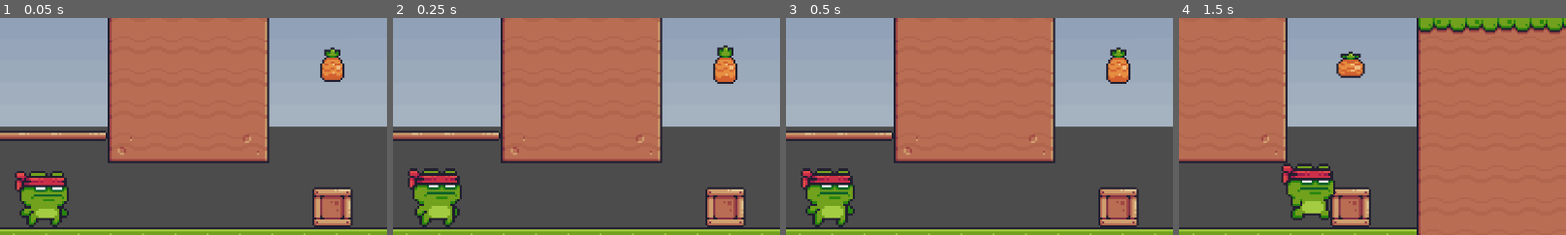
Above: before the commit, frames 1-4 (left to right).
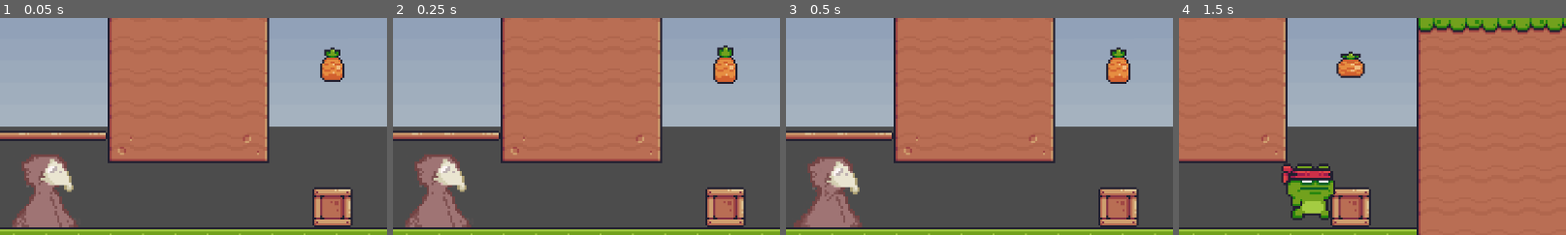
Above: after the commit, the same moments.

Repository: SeeminglyUnrelated/Game-Off-2023
Game: Godot game, scene res://Scenes/level1.tscn
Two runs of this game, one before a commit and one after it. Both use one fixed random seed, a clock stepped at 60 frames per second and the inputs below. A sky picture missing from this copy of the repository is replaced by a grey-blue gradient.
Inputs:
- Up to frame 1 (0.05 s): no input
- Up to frame 2 (0.25 s): no input
- Up to frame 3 (0.5 s): no input
- Up to frame 4 (1.5 s): tap Enter (Interact) at 0.5, 0.6, 1.35 s; hold Right (Right) from 0.53 s (still down); tap Space (Jump) at 0.77 s
The pictures show only the part of the screen within x 44-94%, y 43-93%; the shares and areas given below are measured in that part.

The runs differ from the first frame. In frame 1, 4.3% of the frame differs, in the area x 3-21%, y 62-97%; in frame 2, 4.3%; in frame 3, 4.3%; in frame 4, nothing differs.

Commit message:
Heeeeeeeeeey player idle animation :))))

Diff:
--- a/Scenes/enemy.tscn
+++ b/Scenes/enemy.tscn
@@ -1,246 +1,3 @@
-[gd_scene load_steps=36 format=3 uid="uid://dkdae6go83afm"]
+[gd_scene format=3 uid="uid://bgvjmjlinvj38"]
 
-[ext_resource type="Texture2D" uid="uid://2mc436w72lrv" path="res://Free/Main Characters/Mask Dude/Idle (32x32).png" id="1_vjfej"]
-[ext_resource type="Texture2D" uid="uid://bxdjxgx5uk2b" path="res://Free/Main Characters/Mask Dude/Hit (32x32).png" id="1_yh48w"]
-[ext_resource type="Texture2D" uid="uid://ciodehvd626lw" path="res://Free/Main Characters/Mask Dude/Run (32x32).png" id="2_j1ae6"]
-
-[sub_resource type="AtlasTexture" id="AtlasTexture_6w0t3"]
-atlas = ExtResource("1_yh48w")
-region = Rect2(0, 0, 32, 32)
-
-[sub_resource type="AtlasTexture" id="AtlasTexture_j1dxw"]
-atlas = ExtResource("1_yh48w")
-region = Rect2(32, 0, 32, 32)
-
-[sub_resource type="AtlasTexture" id="AtlasTexture_kvwt6"]
-atlas = ExtResource("1_yh48w")
-region = Rect2(64, 0, 32, 32)
-
-[sub_resource type="AtlasTexture" id="AtlasTexture_cxrg3"]
-atlas = ExtResource("1_yh48w")
-region = Rect2(96, 0, 32, 32)
-
-[sub_resource type="AtlasTexture" id="AtlasTexture_5qe2l"]
-atlas = ExtResource("1_yh48w")
-region = Rect2(128, 0, 32, 32)
-
-[sub_resource type="AtlasTexture" id="AtlasTexture_7km3h"]
-atlas = ExtResource("1_yh48w")
-region = Rect2(160, 0, 32, 32)
-
-[sub_resource type="AtlasTexture" id="AtlasTexture_s08dw"]
-atlas = ExtResource("1_yh48w")
-region = Rect2(192, 0, 32, 32)
-
-[sub_resource type="AtlasTexture" id="AtlasTexture_jbrui"]
-atlas = ExtResource("1_vjfej")
-region = Rect2(0, 0, 32, 32)
-
-[sub_resource type="AtlasTexture" id="AtlasTexture_7r4iy"]
-atlas = ExtResource("1_vjfej")
-region = Rect2(32, 0, 32, 32)
-
-[sub_resource type="AtlasTexture" id="AtlasTexture_tmboe"]
-atlas = ExtResource("1_vjfej")
-region = Rect2(64, 0, 32, 32)
-
-[sub_resource type="AtlasTexture" id="AtlasTexture_sq1nk"]
-atlas = ExtResource("1_vjfej")
-region = Rect2(96, 0, 32, 32)
-
-[sub_resource type="AtlasTexture" id="AtlasTexture_qayio"]
-atlas = ExtResource("1_vjfej")
-region = Rect2(128, 0, 32, 32)
-
-[sub_resource type="AtlasTexture" id="AtlasTexture_4rhxp"]
-atlas = ExtResource("1_vjfej")
-region = Rect2(160, 0, 32, 32)
-
-[sub_resource type="AtlasTexture" id="AtlasTexture_3u38h"]
-atlas = ExtResource("1_vjfej")
-region = Rect2(192, 0, 32, 32)
-
-[sub_resource type="AtlasTexture" id="AtlasTexture_bh11o"]
-atlas = ExtResource("1_vjfej")
-region = Rect2(224, 0, 32, 32)
-
-[sub_resource type="AtlasTexture" id="AtlasTexture_5ksyn"]
-atlas = ExtResource("1_vjfej")
-region = Rect2(256, 0, 32, 32)
-
-[sub_resource type="AtlasTexture" id="AtlasTexture_je7en"]
-atlas = ExtResource("1_vjfej")
-region = Rect2(288, 0, 32, 32)
-
-[sub_resource type="AtlasTexture" id="AtlasTexture_too3o"]
-atlas = ExtResource("1_vjfej")
-region = Rect2(320, 0, 32, 32)
-
-[sub_resource type="AtlasTexture" id="AtlasTexture_yqyri"]
-atlas = ExtResource("2_j1ae6")
-region = Rect2(0, 0, 32, 32)
-
-[sub_resource type="AtlasTexture" id="AtlasTexture_jeafd"]
-atlas = ExtResource("2_j1ae6")
-region = Rect2(32, 0, 32, 32)
-
-[sub_resource type="AtlasTexture" id="AtlasTexture_rwnep"]
-atlas = ExtResource("2_j1ae6")
-region = Rect2(64, 0, 32, 32)
-
-[sub_resource type="AtlasTexture" id="AtlasTexture_s7af7"]
-atlas = ExtResource("2_j1ae6")
-region = Rect2(96, 0, 32, 32)
-
-[sub_resource type="AtlasTexture" id="AtlasTexture_ujb7t"]
-atlas = ExtResource("2_j1ae6")
-region = Rect2(128, 0, 32, 32)
-
-[sub_resource type="AtlasTexture" id="AtlasTexture_vu1sm"]
-atlas = ExtResource("2_j1ae6")
-region = Rect2(160, 0, 32, 32)
-
-[sub_resource type="AtlasTexture" id="AtlasTexture_dnqnl"]
-atlas = ExtResource("2_j1ae6")
-region = Rect2(192, 0, 32, 32)
-
-[sub_resource type="AtlasTexture" id="AtlasTexture_0jitp"]
-atlas = ExtResource("2_j1ae6")
-region = Rect2(224, 0, 32, 32)
-
-[sub_resource type="AtlasTexture" id="AtlasTexture_6bq4j"]
-atlas = ExtResource("2_j1ae6")
-region = Rect2(256, 0, 32, 32)
-
-[sub_resource type="AtlasTexture" id="AtlasTexture_awh0b"]
-atlas = ExtResource("2_j1ae6")
-region = Rect2(288, 0, 32, 32)
-
-[sub_resource type="AtlasTexture" id="AtlasTexture_y6a5f"]
-atlas = ExtResource("2_j1ae6")
-region = Rect2(320, 0, 32, 32)
-
-[sub_resource type="AtlasTexture" id="AtlasTexture_antnf"]
-atlas = ExtResource("2_j1ae6")
-region = Rect2(352, 0, 32, 32)
-
-[sub_resource type="SpriteFrames" id="SpriteFrames_aaxwa"]
-animations = [{
-"frames": [{
-"duration": 1.0,
-"texture": SubResource("AtlasTexture_6w0t3")
-}, {
-"duration": 1.0,
-"texture": SubResource("AtlasTexture_j1dxw")
-}, {
-"duration": 1.0,
-"texture": SubResource("AtlasTexture_kvwt6")
-}, {
-"duration": 1.0,
-"texture": SubResource("AtlasTexture_cxrg3")
-}, {
-"duration": 1.0,
-"texture": SubResource("AtlasTexture_5qe2l")
-}, {
-"duration": 1.0,
-"texture": SubResource("AtlasTexture_7km3h")
-}, {
-"duration": 1.0,
-"texture": SubResource("AtlasTexture_s08dw")
-}],
-"loop": true,
-"name": &"Hit",
-"speed": 20.0
-}, {
-"frames": [{
-"duration": 1.0,
-"texture": SubResource("AtlasTexture_jbrui")
-}, {
-"duration": 1.0,
-"texture": SubResource("AtlasTexture_7r4iy")
-}, {
-"duration": 1.0,
-"texture": SubResource("AtlasTexture_tmboe")
-}, {
-"duration": 1.0,
-"texture": SubResource("AtlasTexture_sq1nk")
-}, {
-"duration": 1.0,
-"texture": SubResource("AtlasTexture_qayio")
-}, {
-"duration": 1.0,
-"texture": SubResource("AtlasTexture_4rhxp")
-}, {
-"duration": 1.0,
-"texture": SubResource("AtlasTexture_3u38h")
-}, {
-"duration": 1.0,
-"texture": SubResource("AtlasTexture_bh11o")
-}, {
-"duration": 1.0,
-"texture": SubResource("AtlasTexture_5ksyn")
-}, {
-"duration": 1.0,
-"texture": SubResource("AtlasTexture_je7en")
-}, {
-"duration": 1.0,
-"texture": SubResource("AtlasTexture_too3o")
-}],
-"loop": true,
-"name": &"Idle",
-"speed": 20.0
-}, {
-"frames": [{
-"duration": 1.0,
-"texture": SubResource("AtlasTexture_yqyri")
-}, {
-"duration": 1.0,
-"texture": SubResource("AtlasTexture_jeafd")
-}, {
-"duration": 1.0,
-"texture": SubResource("AtlasTexture_rwnep")
-}, {
-"duration": 1.0,
-"texture": SubResource("AtlasTexture_s7af7")
-}, {
-"duration": 1.0,
-"texture": SubResource("AtlasTexture_ujb7t")
-}, {
-"duration": 1.0,
-"texture": SubResource("AtlasTexture_vu1sm")
-}, {
-"duration": 1.0,
-"texture": SubResource("AtlasTexture_dnqnl")
-}, {
-"duration": 1.0,
-"texture": SubResource("AtlasTexture_0jitp")
-}, {
-"duration": 1.0,
-"texture": SubResource("AtlasTexture_6bq4j")
-}, {
-"duration": 1.0,
-"texture": SubResource("AtlasTexture_awh0b")
-}, {
-"duration": 1.0,
-"texture": SubResource("AtlasTexture_y6a5f")
-}, {
-"duration": 1.0,
-"texture": SubResource("AtlasTexture_antnf")
-}],
-"loop": true,
-"name": &"Running",
-"speed": 20.0
-}]
-
-[sub_resource type="CapsuleShape2D" id="CapsuleShape2D_xnbmp"]
-
-[node name="CharacterBody2D" type="CharacterBody2D"]
-
-[node name="AnimatedSprite2D" type="AnimatedSprite2D" parent="."]
-texture_filter = 1
-sprite_frames = SubResource("SpriteFrames_aaxwa")
-animation = &"Idle"
-autoplay = "Idle"
-
-[node name="CollisionShape2D" type="CollisionShape2D" parent="."]
-shape = SubResource("CapsuleShape2D_xnbmp")
+[node name="Enemy" type="CharacterBody2D"]
--- a/Scenes/player.tscn
+++ b/Scenes/player.tscn
@@ -1,10 +1,10 @@
-[gd_scene load_steps=56 format=3 uid="uid://clavodley7lll"]
+[gd_scene load_steps=50 format=3 uid="uid://clavodley7lll"]
 
 [ext_resource type="Texture2D" uid="uid://byyvms5a74gpc" path="res://Free/Main Characters/Ninja Frog/Jump (32x32).png" id="1_6nddg"]
 [ext_resource type="Script" path="res://Scripts/main_character.gd" id="1_ft7pr"]
-[ext_resource type="Texture2D" uid="uid://bdlhq8fmxmsos" path="res://Free/Main Characters/Ninja Frog/Idle (32x32).png" id="2_bevrm"]
 [ext_resource type="Texture2D" uid="uid://donkgidj02esw" path="res://Free/Main Characters/Ninja Frog/Fall (32x32).png" id="2_jpvch"]
 [ext_resource type="Texture2D" uid="uid://cpgee3x40rcu0" path="res://Free/Main Characters/Ninja Frog/Hit (32x32).png" id="2_spapa"]
+[ext_resource type="Texture2D" uid="uid://cyn3c0184taav" path="res://character.png" id="4_5k788"]
 [ext_resource type="Texture2D" uid="uid://n4py3ea2uqdc" path="res://Free/Main Characters/Ninja Frog/Run (32x32).png" id="4_btore"]
 [ext_resource type="Texture2D" uid="uid://c2fma61nui2ax" path="res://Free/Main Characters/Ninja Frog/Wall Jump (32x32).png" id="7_wg7ub"]
 [ext_resource type="Texture2D" uid="uid://58y42h3uhrij" path="res://Free/Other/Dust Particle.png" id="8_fj56v"]
@@ -38,49 +38,25 @@
 atlas = ExtResource("2_spapa")
 region = Rect2(192, 0, 32, 32)
 
-[sub_resource type="AtlasTexture" id="AtlasTexture_rnwdm"]
-atlas = ExtResource("2_bevrm")
-region = Rect2(0, 0, 32, 32)
-
-[sub_resource type="AtlasTexture" id="AtlasTexture_wml2f"]
-atlas = ExtResource("2_bevrm")
-region = Rect2(32, 0, 32, 32)
-
-[sub_resource type="AtlasTexture" id="AtlasTexture_7st3v"]
-atlas = ExtResource("2_bevrm")
-region = Rect2(64, 0, 32, 32)
-
-[sub_resource type="AtlasTexture" id="AtlasTexture_xtrxf"]
-atlas = ExtResource("2_bevrm")
-region = Rect2(96, 0, 32, 32)
-
-[sub_resource type="AtlasTexture" id="AtlasTexture_id75c"]
-atlas = ExtResource("2_bevrm")
-region = Rect2(128, 0, 32, 32)
-
-[sub_resource type="AtlasTexture" id="AtlasTexture_nltln"]
-atlas = ExtResource("2_bevrm")
-region = Rect2(160, 0, 32, 32)
-
-[sub_resource type="AtlasTexture" id="AtlasTexture_ho3uj"]
-atlas = ExtResource("2_bevrm")
-region = Rect2(192, 0, 32, 32)
-
-[sub_resource type="AtlasTexture" id="AtlasTexture_hpd8j"]
-atlas = ExtResource("2_bevrm")
-region = Rect2(224, 0, 32, 32)
-
-[sub_resource type="AtlasTexture" id="AtlasTexture_hcccd"]
-atlas = ExtResource("2_bevrm")
-region = Rect2(256, 0, 32, 32)
-
-[sub_resource type="AtlasTexture" id="AtlasTexture_61nx6"]
-atlas = ExtResource("2_bevrm")
-region = Rect2(288, 0, 32, 32)
-
-[sub_resource type="AtlasTexture" id="AtlasTexture_qvptm"]
-atlas = ExtResource("2_bevrm")
-region = Rect2(320, 0, 32, 32)
+[sub_resource type="AtlasTexture" id="AtlasTexture_l6kec"]
+atlas = ExtResource("4_5k788")
+region = Rect2(0, 0, 32, 32)
+
+[sub_resource type="AtlasTexture" id="AtlasTexture_8g4lp"]
+atlas = ExtResource("4_5k788")
+region = Rect2(32, 0, 32, 32)
+
+[sub_resource type="AtlasTexture" id="AtlasTexture_j7pfe"]
+atlas = ExtResource("4_5k788")
+region = Rect2(64, 0, 32, 32)
+
+[sub_resource type="AtlasTexture" id="AtlasTexture_vnqpr"]
+atlas = ExtResource("4_5k788")
+region = Rect2(96, 0, 32, 32)
+
+[sub_resource type="AtlasTexture" id="AtlasTexture_8y6h7"]
+atlas = ExtResource("4_5k788")
+region = Rect2(128, 0, 32, 32)
 
 [sub_resource type="AtlasTexture" id="AtlasTexture_fwt01"]
 atlas = ExtResource("1_6nddg")
@@ -216,41 +192,23 @@
 }, {
 "frames": [{
 "duration": 1.0,
-"texture": SubResource("AtlasTexture_rnwdm")
-}, {
-"duration": 1.0,
-"texture": SubResource("AtlasTexture_wml2f")
-}, {
-"duration": 1.0,
-"texture": SubResource("AtlasTexture_7st3v")
-}, {
-"duration": 1.0,
-"texture": SubResource("AtlasTexture_xtrxf")
-}, {
-"duration": 1.0,
-"texture": SubResource("AtlasTexture_id75c")
-}, {
-"duration": 1.0,
-"texture": SubResource("AtlasTexture_nltln")
-}, {
-"duration": 1.0,
-"texture": SubResource("AtlasTexture_ho3uj")
-}, {
-"duration": 1.0,
-"texture": SubResource("AtlasTexture_hpd8j")
-}, {
-"duration": 1.0,
-"texture": SubResource("AtlasTexture_hcccd")
-}, {
-"duration": 1.0,
-"texture": SubResource("AtlasTexture_61nx6")
-}, {
-"duration": 1.0,
-"texture": SubResource("AtlasTexture_qvptm")
+"texture": SubResource("AtlasTexture_l6kec")
+}, {
+"duration": 1.0,
+"texture": SubResource("AtlasTexture_8g4lp")
+}, {
+"duration": 1.0,
+"texture": SubResource("AtlasTexture_j7pfe")
+}, {
+"duration": 1.0,
+"texture": SubResource("AtlasTexture_vnqpr")
+}, {
+"duration": 1.0,
+"texture": SubResource("AtlasTexture_8y6h7")
 }],
 "loop": true,
 "name": &"Idle",
-"speed": 20.0
+"speed": 3.0
 }, {
 "frames": [{
 "duration": 1.0,
@@ -367,8 +325,7 @@
 sprite_frames = SubResource("SpriteFrames_u78xe")
 animation = &"Idle"
 autoplay = "Idle"
-frame = 8
-frame_progress = 0.280002
+frame_progress = 0.676682
 
 [node name="CollisionShape2D" type="CollisionShape2D" parent="."]
 position = Vector2(0, 1)
Not shown, added: character.png.import
